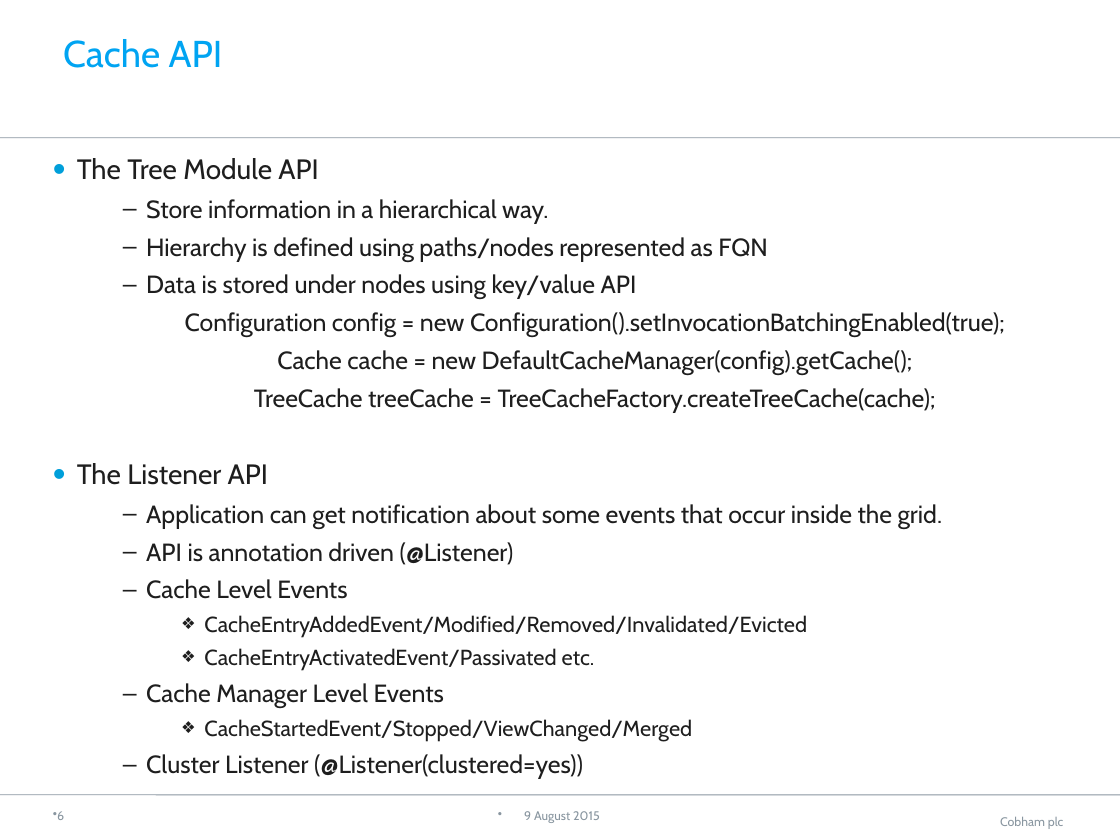
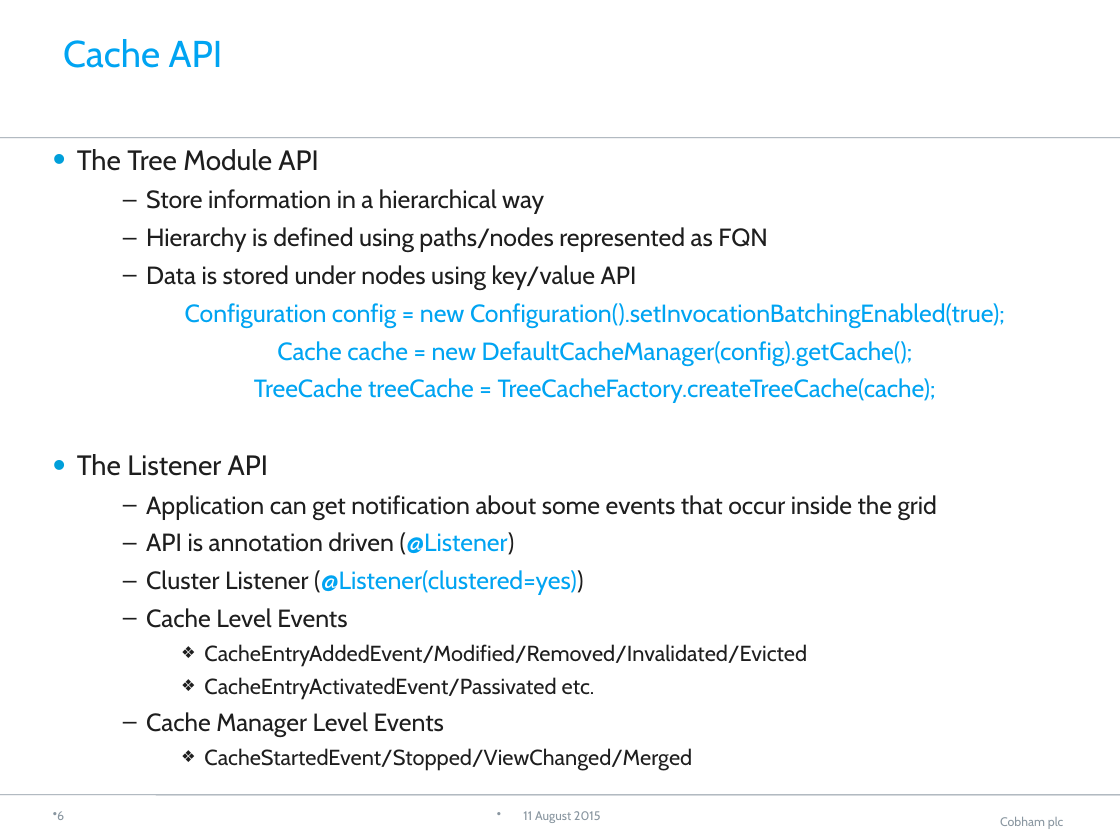
Before and after one commit to neha-bansal/Demos, a slide deck: slide 7 of infinispan-embedded-tutorial/Infinispan.pptx. Drawn at 1120x840 pixels with LibreOffice and Linux fonts; fonts in the diff are those of the drawing; background and template pictures are left out. Boxes give left, top, right and bottom in pixels: in the first picture for what was removed or moved away, otherwise in the second. Text is boxed around its words. In the diff, an @@ line names an element or a change of style, - is before the commit and + after.

```diff
--- a/infinispan-embedded-tutorial/Infinispan.pptx
+++ b/infinispan-embedded-tutorial/Infinispan.pptx
@@ text "The Tree Module API": place and size @@
-text "The Tree Module API" at <box>77,158,1005,779</box>
+text "The Tree Module API" at <box>77,149,1005,770</box>
@@ text at <box>146,189,544,214</box>: text changed @@
-  – Store information in a hierarchical way.
+  – Store information in a hierarchical way
@@ text at <box>146,303,1005,555</box>: text colour #1E1E1E to #00A4F2 in "Configuration config = new Configuration().setInvocationBatc ...", "Cache cache = new DefaultCacheManager(config).getCache();", "TreeCache treeCache = TreeCacheFactory.createTreeCache(cache ...", "(@Listener)" @@
@@ text at <box>146,495,937,519</box>: text changed @@
-  – Application can get notification about some events that occur inside the grid.
+  – Application can get notification about some events that occur inside the grid
@@ text at <box>146,570,583,595</box>: paragraph added @@
+  – Cluster Listener (@Listener(clustered=yes))
@@ text at <box>146,754,583,779</box>: paragraph removed @@
-  – Cluster Listener (@Listener(clustered=yes))
@@ text at <box>523,811,601,823</box>: text changed @@
-9 August 2015
+11 August 2015
```
Also in this commit, not shown: 15 other slides changed, 1 other file.
